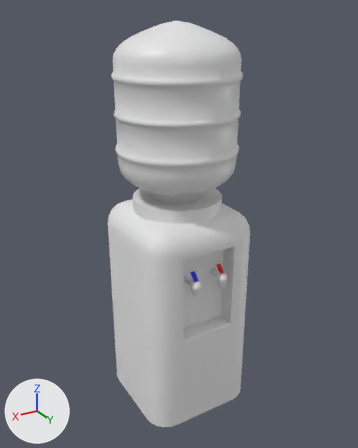
The FBX model LSDJam/Assets/Environment/DoctorsOffice/SM/SM_WaterCooler.fbx as it was, and as the next commit left it.
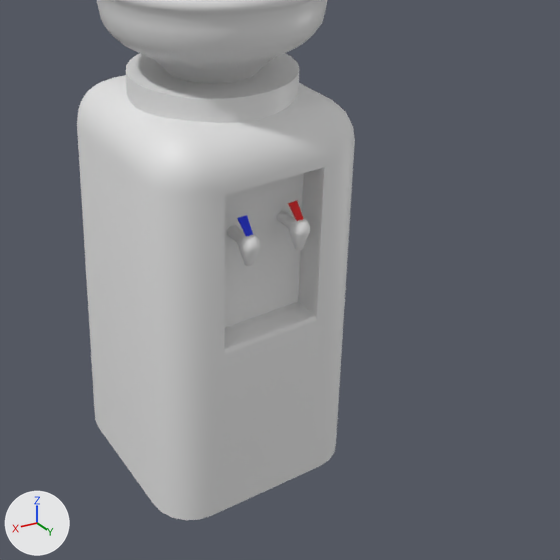
Old and new are each drawn whole from a 50 mm camera at (1.35, 2.26, 2.26) aimed at (-0.01, 0.01, 1.13) and again close up on the part from 19% to 99% of the width and 36% to 100% of the height. The axes (+X, +Y, +Z) are drawn at lower left. The lights are the same throughout. Where no turn or scale is listed for an object, it has been applied to the vertices.

Objects in the first close-up: 'Jug', 'SpoutCold', 'SpoutHot', 'WaterCooler'.
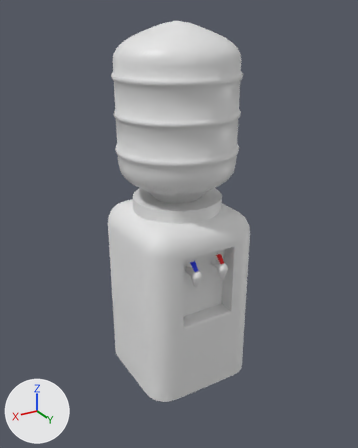
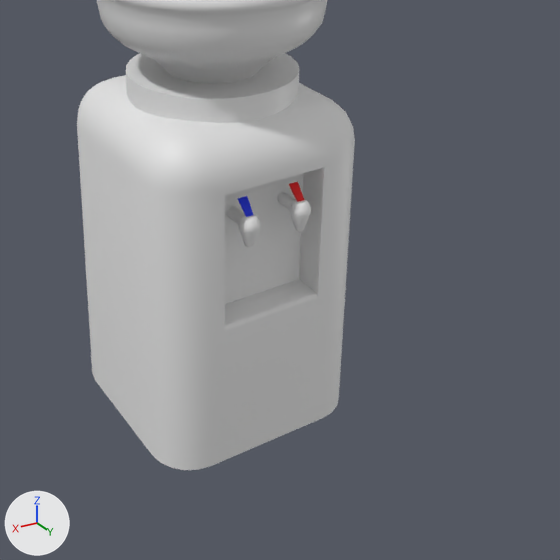
The newer file is also turned or shifted as a whole; pictures and numbers use the older file's frame.

Changed parts and their boxes (x1, y1, x2, y2) in the close-ups (560 x 560 px; the box of a moved part takes in the faces that stretch with it):
'WaterCooler', reshaped (11% shorter): before (77, 53, 355, 520); after (77, 53, 355, 470)
'SpoutCold', mesh moved: before (227, 215, 260, 266); after (227, 196, 261, 247)
'SpoutHot', mesh moved: before (277, 201, 310, 250); after (277, 182, 311, 232)
part 2 of me_cube_003, moved or reshaped: before (211, 156, 337, 515); after (211, 156, 337, 466)
part 3 of me_cube_003, moved or reshaped: before (77, 125, 355, 520); after (77, 125, 355, 470)

The edits, one by one:
me_cylinder_003 has 331 vertices, 255 faces and spans x -0.1178..-0.0573, y 0.2301..0.3608, z 0.8471..0.9787.
me_cylinder_003 is used by ob_spouthot; location (0.0, 0.0, 0.0).
me_cylinder_003 part 4: the whole mesh is moved by (0.0, 0.0, 0.0599).
me_cube_003 has 232 vertices, 182 faces and spans x -0.335..0.335, y -0.335..0.335, z 0.0..1.308.
me_cube_003 is used by ob_watercooler; location (0.0, 0.0, 0.0).
me_cube_003 part 2: all 10 vertices in x -0.161..0.161, y 0.242..0.335, z 0.573..0.591 are moved by (0.0, 0.0, 0.08).
me_cube_003 part 3: all 24 vertices in x -0.335..0.335, y -0.335..0.335, z 0.0 are moved by (0.0, 0.0, 0.194).
me_cylinder_004 has 331 vertices, 255 faces and spans x 0.0508..0.1113, y 0.2301..0.3608, z 0.8471..0.9787.
me_cylinder_004 is used by ob_spoutcold; location (0.0, 0.0, 0.0).
me_cylinder_004 part 1: the whole mesh is moved by (0.0, 0.0, 0.0599).
